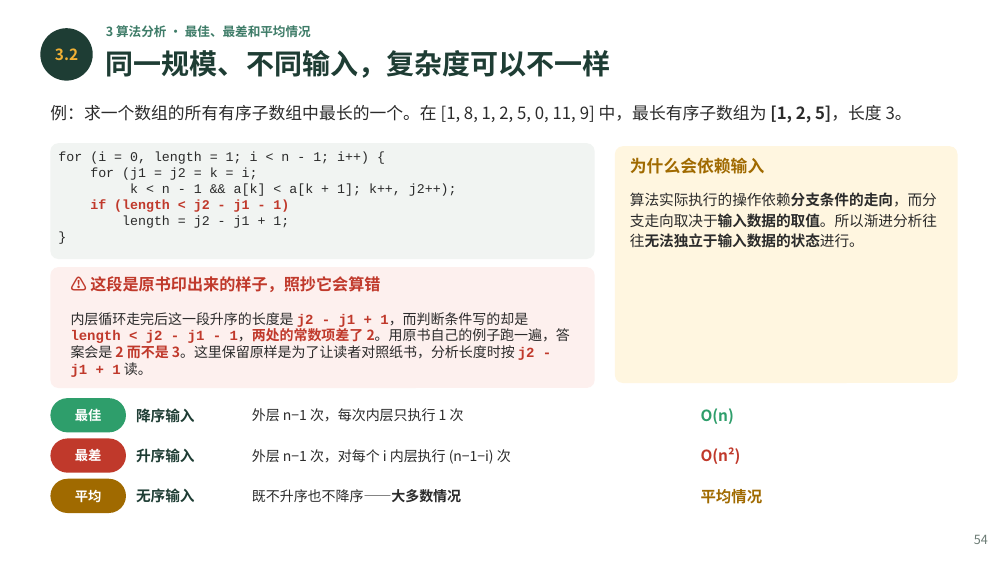
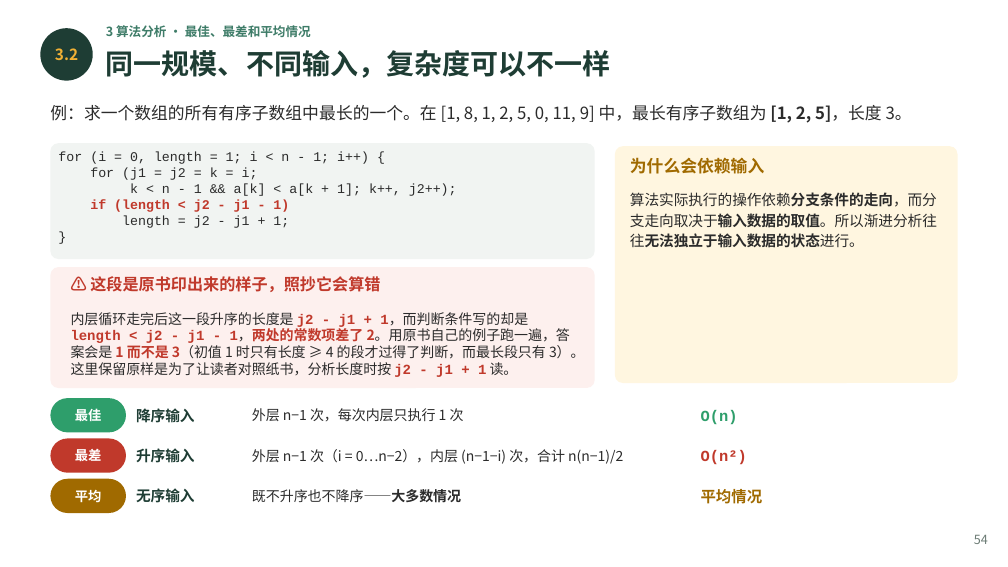
Before and after one commit to GMyhf/2026fall-cs201cq, a slide deck: slide 54 of courseware/202609_DSA_01_ADT_Floyd_Complexity.pptx. Drawn at 1008x567 pixels with LibreOffice and Linux fonts; fonts in the diff are those of the drawing. Boxes give left, top, right and bottom in pixels: in the first picture for what was removed or moved away, otherwise in the second. Text is boxed around its words. In the diff, an @@ line names an element or a change of style, - is before the commit and + after.

Commit message:
08:26

```diff
--- a/courseware/202609_DSA_01_ADT_Floyd_Complexity.pptx
+++ b/courseware/202609_DSA_01_ADT_Floyd_Complexity.pptx
@@ text at <box>71,312,585,377</box>: text changed @@
-内层循环走完后这一段升序的长度是 j2 - j1 + 1，而判断条件写的却是 length < j2 - j1 - 1，两处的常数项差了 2。用原书自己的例子跑一遍，答案会是 2 而不是 3。这里保留原样是为了让读者对照纸书，分析长度时按 j2 - j1 + 1 读。
+内层循环走完后这一段升序的长度是 j2 - j1 + 1，而判断条件写的却是 length < j2 - j1 - 1，两处的常数项差了 2。用原书自己的例子跑一遍，答案会是 1 而不是 3（初值 1 时只有长度 ≥ 4 的段才过得了判断，而最长段只有 3）。这里保留原样是为了让读者对照纸书，分析长度时按 j2 - j1 + 1 读。
@@ text "O(n)" at <box>701,410,738,424</box>: font Noto Sans CJK SC to Courier New @@
@@ text at <box>252,449,623,464</box>: text changed @@
-外层 n−1 次，对每个 i 内层执行 (n−1−i) 次
+外层 n−1 次（i = 0…n−2），内层 (n−1−i) 次，合计 n(n−1)/2
@@ text "O(n²)" at <box>701,450,747,464</box>: font Noto Sans CJK SC to Courier New @@
```
Also in this commit, not shown: 15 other slides changed.
